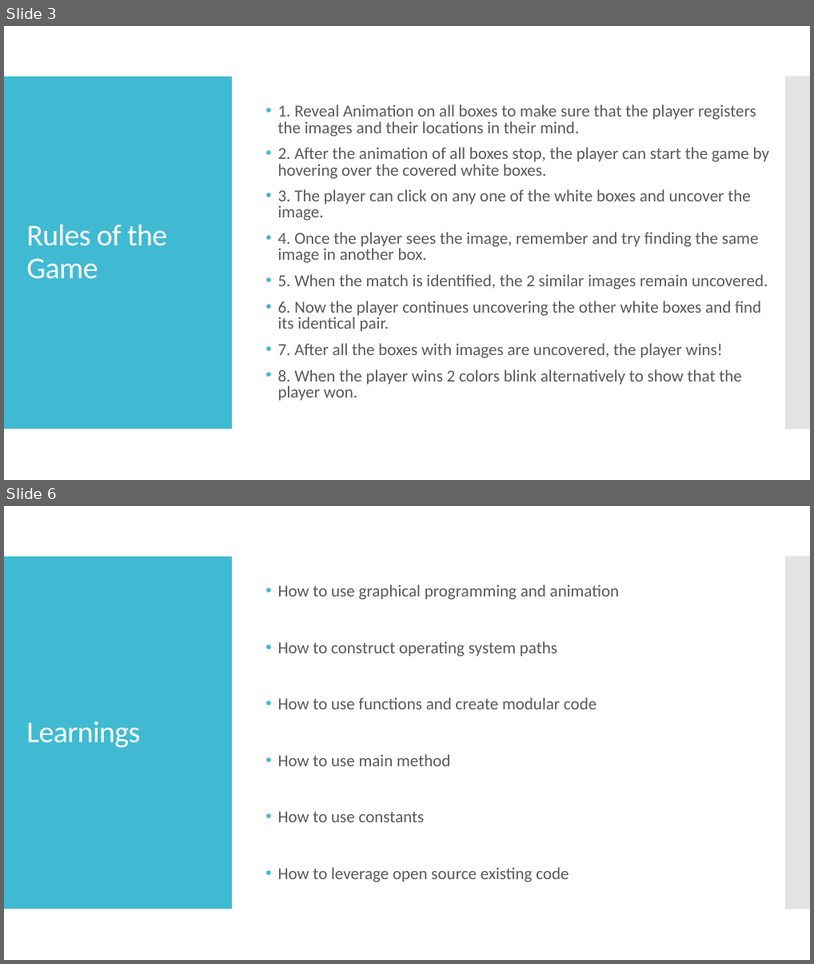
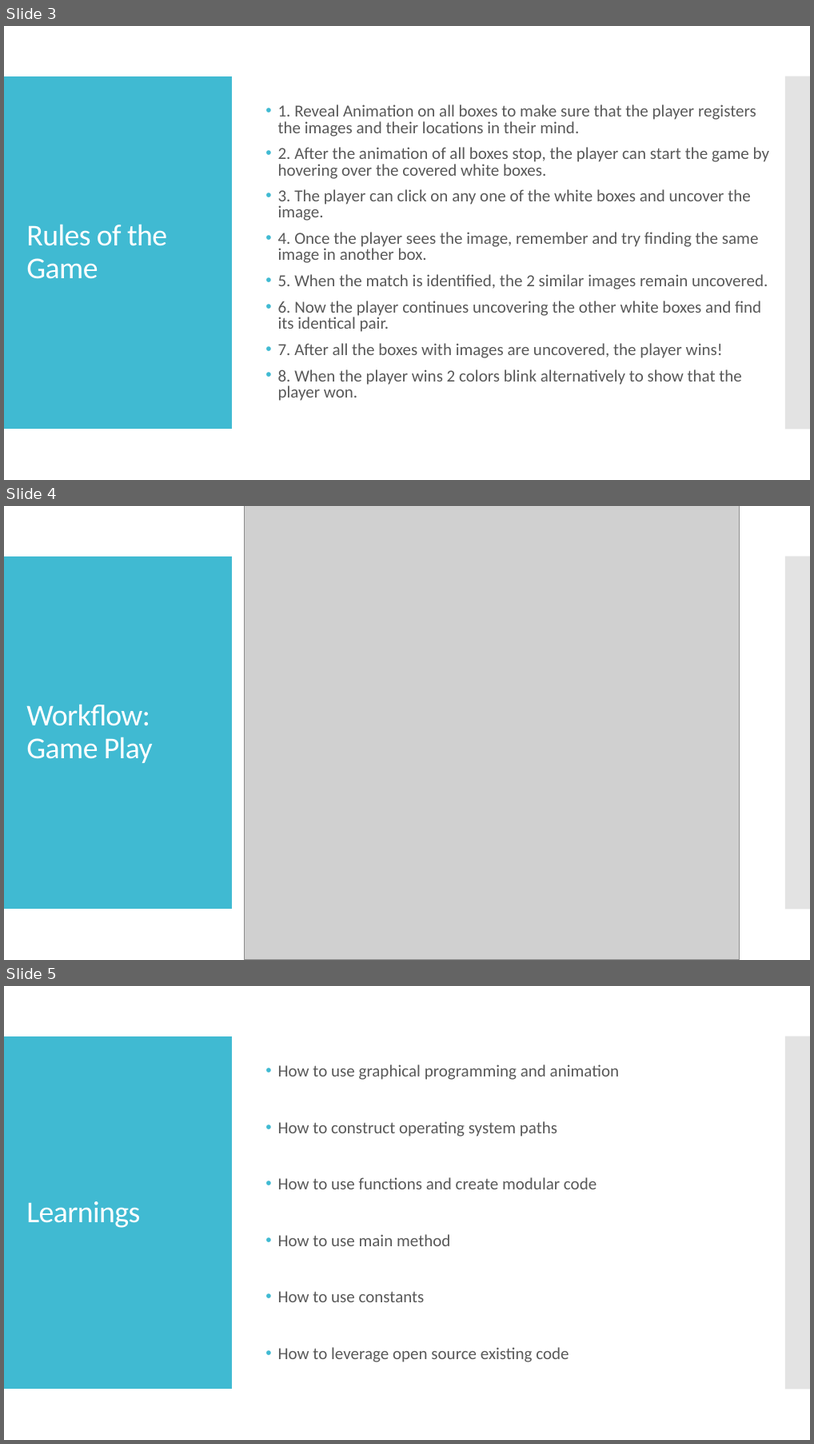
Before and after one commit to paoloironhack/Project-Week-1-Build-Your-Own-Game, a slide deck: your-project/Memory Game_Data Analytics Project1_Sreelatha.odp. Shown one above the other, each under a label of ours: slides 3 and 6 before the commit, slides 3, 4 and 5 after it; the slides between them are not shown. The pictures are 814x964 and 814x1444 pixels, drawn with LibreOffice and Linux fonts; fonts in the diff are those of the drawing; grey boxes stand for pictures. Boxes give left, top, right and bottom in pixels: in the first picture for what was removed or moved away, otherwise in the second. Text is boxed around its words. In the diff, an @@ line names an element or a change of style, - is before the commit and + after.

```diff
--- a/your-project/Memory Game_Data Analytics Project1_Sreelatha.odp
+++ b/your-project/Memory Game_Data Analytics Project1_Sreelatha.odp
@@ slide 4 added at [4, 506, 810, 960], background #FFFFFF; not listed: 2 template elements that a slide beside it also shows @@
@@ picture added at [244, 506, 740, 959] @@
@@ title added at [26, 704, 153, 763], 36 pt, text #FFFFFF @@
+Workflow: Game Play
@@ what was slide 6 is now slide 5 @@
```
Also in this commit, not shown: 3 slides changed, 2 slides removed, 1 other file.
